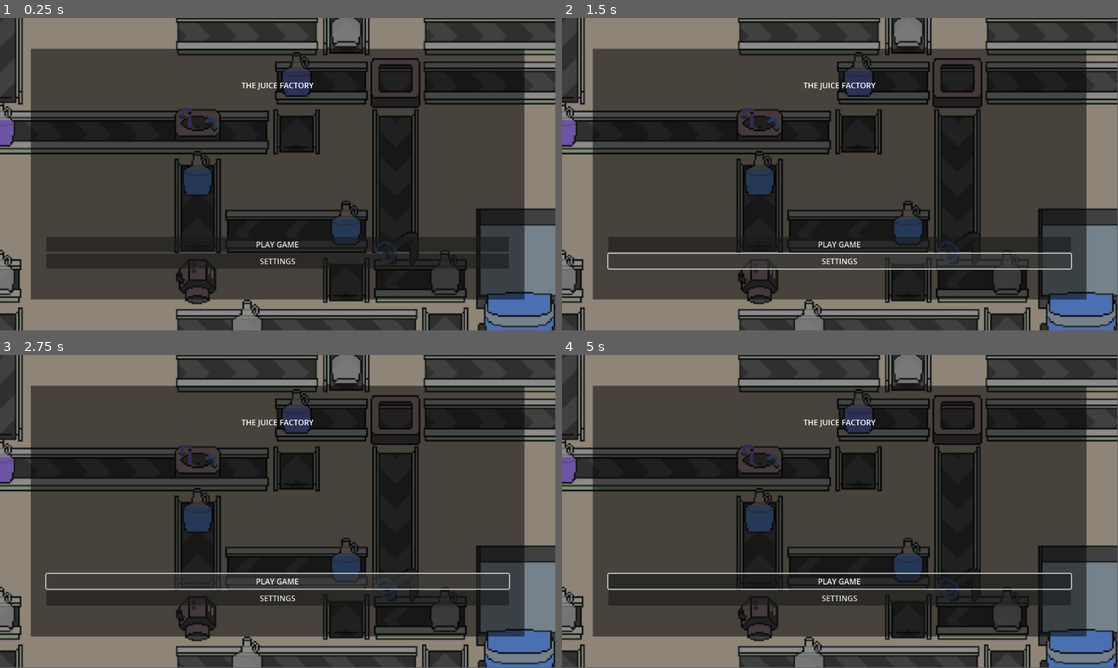
Above: before the commit, frames 1-4 (two rows, left to right).
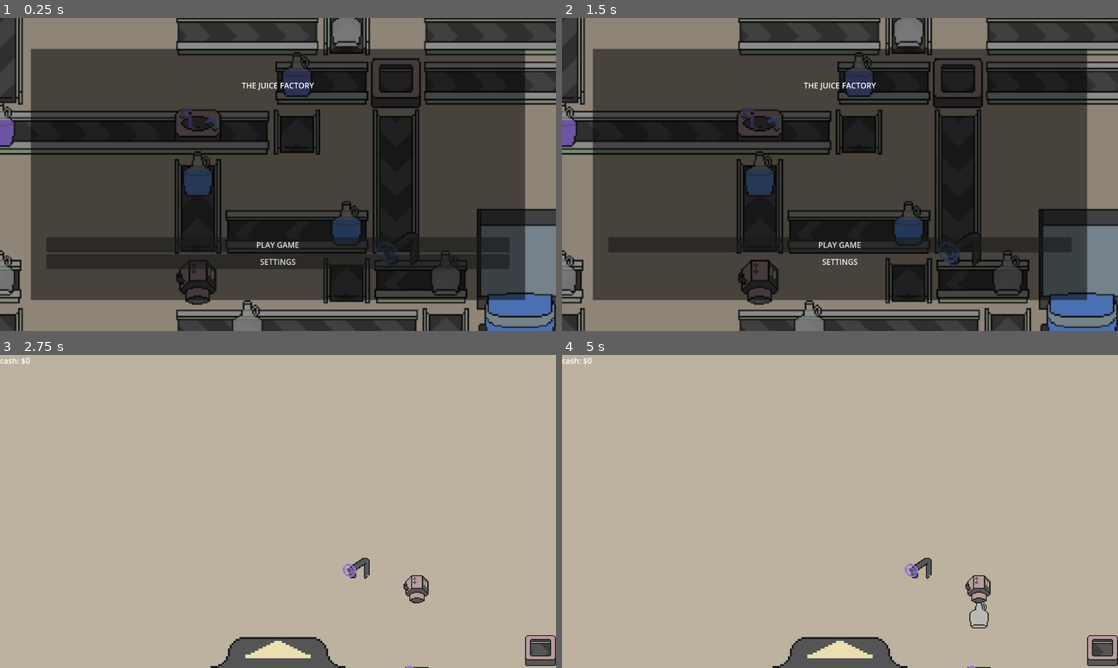
Above: after the commit, the same moments.

Repository: fennylol/juice_time
Game: Godot game, scene res://main.tscn
Same seed, same stepped clock (60 frames per second), same inputs: the game is played once before the commit and once after it.
Inputs (mouse positions are in pixels of both pictures, inside the frame that each line leads up to):
- Up to frame 1 (0.25 s): no input
- Up to frame 2 (1.5 s): click (840, 315) at 0.52 s; click "SETTINGS" at 1.25 s
- Up to frame 3 (2.75 s): click "PLAY GAME" at 2 s
- Up to frame 4 (5 s): click (840, 580) at 2.75 s, where only the run before the commit has a clickable "PLAY GAME"; click (840, 652) at 3.52 s; click (656, 605) at 4.27 s
In our replay, the window is 799x449 before the commit and 800x450 after it. These sizes can differ from the game's own. Grey fills any space a smaller window leaves; there, only what the larger window draws over its background counts as a difference.

The runs differ from the first frame. In frame 1, 3.9% of the frame differs, in the area x 0-100%, y 0-100%; in frame 2, 4.9%; in frame 3, 99%; in frame 4, 99%.

Commit message:
machine tray

Diff:
--- a/UI/GUI.gd
+++ b/UI/GUI.gd
@@ -1,31 +1,86 @@
 extends Control
 
-@onready var main_menu = $MainMenu
+const menu_node = preload("res://UI/menuing/main_menu.tscn")
+var MAIN_MENU
+@onready var MACHINE_TRAY = $CanvasLayer/HBoxContainer2/MachineTray
 
-signal attempt_conveyor(type: String, startpoint: Vector2i, endpoint: Vector2i)
+signal attempt_conveyor(startpoint: Vector2i, endpoint: Vector2i)
 signal attempt_machine(type: String, point: Vector2i)
+signal pause(state: bool)
+
+enum {NONE, GENERATOR, FLIPPER, MIXER, CONVEYOR}
+var place_mode = NONE
+
+var tray_open: bool = false
+var tray_target_pos: float = 0
+var tray_open_time: float = 0.5
 
 var planned_start: Vector2i
 var planned_end: Vector2i
 var is_dragging: bool = false
 var is_selecting: bool = false
 
+func _ready():
+	adjust_machine_tray_target_pos()
+	get_tree().root.size_changed.connect(_on_viewport_size_changed)
+	MAIN_MENU = menu_node.instantiate()
+	MAIN_MENU.play_pressed.connect(play_pressed)
+	MAIN_MENU.settings_pressed.connect(settings_pressed)
+	MACHINE_TRAY.open_tray.connect(toggle_machine_tray)
+	MACHINE_TRAY.change_place_mode.connect(change_place_mode)
+	add_child(MAIN_MENU)
+
+func _on_viewport_size_changed():
+	adjust_machine_tray_target_pos()
+
+func toggle_machine_tray():
+	set_machine_tray(!tray_open)
+
+func set_machine_tray(state: bool):
+	tray_open = state
+	adjust_machine_tray_target_pos()
+
+func adjust_machine_tray_target_pos():
+	if tray_open: tray_target_pos = 0
+	else: tray_target_pos = 256
+	var tween = create_tween()
+	tween.tween_property(MACHINE_TRAY, "position:y", tray_target_pos, tray_open_time).set_ease(Tween.EASE_IN)
+
+func change_place_mode(mode: int):
+	place_mode = mode
+	set_machine_tray(false)
+
 func _process(delta):
 	if Input.is_action_just_pressed("use"):
-		if Input.is_action_pressed("debug_place_flipper"):
-			attempt_machine.emit("flipper", get_global_mouse_position())
-		elif Input.is_action_pressed("debug_place_generator"):
-			attempt_machine.emit("generator", get_global_mouse_position())
-		elif  Input.is_action_pressed("debug_place_mixer"):
-			attempt_machine.emit("mixer", get_global_mouse_position())
-		else:
-			planned_start = get_global_mouse_position()
-			is_dragging = true
+		match place_mode:
+			GENERATOR:
+				attempt_machine.emit("generator", get_global_mouse_position())
+			FLIPPER:
+				attempt_machine.emit("flipper", get_global_mouse_position())
+			MIXER:
+				attempt_machine.emit("mixer", get_global_mouse_position())
+			CONVEYOR:
+				planned_start = get_global_mouse_position()
+				is_dragging = true
+			NONE:
+				pass
+			_:
+				print("how did you get here?")
+
+		#if Input.is_action_pressed("debug_place_flipper"):
+			#attempt_machine.emit("flipper", get_global_mouse_position())
+		#elif Input.is_action_pressed("debug_place_generator"):
+			#attempt_machine.emit("generator", get_global_mouse_position())
+		#elif  Input.is_action_pressed("debug_place_mixer"):
+			#attempt_machine.emit("mixer", get_global_mouse_position())
+		#else:
+			#planned_start = get_global_mouse_position()
+			#is_dragging = true
 
 	if Input.is_action_just_released("use"):
 		if is_dragging:
 			planned_end = get_global_mouse_position()
-			attempt_conveyor.emit("use", planned_start, planned_end)
+			attempt_conveyor.emit(planned_start, planned_end)
 			is_dragging = false
 
 
@@ -39,6 +94,15 @@
 func update_cash_display(cash: float):
 	pass
 
+func play_pressed():
+	MAIN_MENU.queue_free()
+	pause.emit(false)
+
+func settings_pressed():
+	print("settings")
+
+
+
 #func toggle_main_menu():
 	#if main_menu.visible: main_menu.hide()
 	#else: main_menu.show()
--- a/UI/GUI.tscn
+++ b/UI/GUI.tscn
@@ -1,7 +1,7 @@
 [gd_scene load_steps=3 format=3 uid="uid://fusfeda558pl"]
 
 [ext_resource type="Script" path="res://UI/GUI.gd" id="1_yr1bh"]
-[ext_resource type="PackedScene" uid="uid://dy7ghhq8786te" path="res://menuing/main_menu.tscn" id="2_bt2y0"]
+[ext_resource type="PackedScene" uid="uid://c0mldfy7te0ru" path="res://UI/menuing/machine_tray.tscn" id="2_4lasl"]
 
 [node name="Gui" type="Control"]
 layout_mode = 3
@@ -12,5 +12,30 @@
 grow_vertical = 2
 script = ExtResource("1_yr1bh")
 
-[node name="MainMenu" parent="." instance=ExtResource("2_bt2y0")]
-layout_mode = 1
+[node name="CanvasLayer" type="CanvasLayer" parent="."]
+
+[node name="HBoxContainer" type="HBoxContainer" parent="CanvasLayer"]
+anchors_preset = 10
+anchor_right = 1.0
+offset_bottom = 23.0
+grow_horizontal = 2
+
+[node name="Label" type="Label" parent="CanvasLayer/HBoxContainer"]
+layout_mode = 2
+text = "cash: $0"
+horizontal_alignment = 2
+vertical_alignment = 1
+
+[node name="HBoxContainer2" type="HBoxContainer" parent="CanvasLayer"]
+anchors_preset = 12
+anchor_top = 1.0
+anchor_right = 1.0
+anchor_bottom = 1.0
+offset_top = -320.0
+grow_horizontal = 2
+grow_vertical = 0
+
+[node name="MachineTray" parent="CanvasLayer/HBoxContainer2" instance=ExtResource("2_4lasl")]
+layout_mode = 2
+size_flags_horizontal = 6
+mouse_filter = 0
--- /dev/null
+++ b/UI/menuing/machine_tray.gd
@@ -0,0 +1,10 @@
+extends TextureRect
+
+signal open_tray
+signal change_place_mode(mode: int)
+
+func _on_open_button_pressed(): open_tray.emit()
+func _on_generator_button_pressed(): change_place_mode.emit(1)
+func _on_flipper_button_pressed(): change_place_mode.emit(2)
+func _on_mixer_button_pressed(): change_place_mode.emit(3)
+func _on_conveyor_button_pressed(): change_place_mode.emit(4)
--- /dev/null
+++ b/UI/menuing/machine_tray.tscn
@@ -0,0 +1,179 @@
+[gd_scene load_steps=11 format=3 uid="uid://c0mldfy7te0ru"]
+
+[ext_resource type="Texture2D" uid="uid://cmpcp2tcpea8b" path="res://UI/menuing/machine_tray.png" id="1_iipq3"]
+[ext_resource type="Script" path="res://UI/menuing/machine_tray.gd" id="2_7q7c8"]
+[ext_resource type="Texture2D" uid="uid://bd1s3xs2mr7pu" path="res://sprite_master.png" id="3_sgbe7"]
+[ext_resource type="Texture2D" uid="uid://diyda0sodj3pt" path="res://conveyor/conveyor_tileset_32.png" id="4_hpkaa"]
+
+[sub_resource type="AtlasTexture" id="AtlasTexture_prxo1"]
+atlas = ExtResource("3_sgbe7")
+region = Rect2(256, 0, 128, 128)
+
+[sub_resource type="AtlasTexture" id="AtlasTexture_onfim"]
+atlas = ExtResource("4_hpkaa")
+region = Rect2(0, 384, 128, 128)
+
+[sub_resource type="AtlasTexture" id="AtlasTexture_kyyhs"]
+atlas = ExtResource("3_sgbe7")
+region = Rect2(256, 128, 128, 128)
+
+[sub_resource type="AtlasTexture" id="AtlasTexture_y0mba"]
+atlas = ExtResource("3_sgbe7")
+region = Rect2(256, 256, 128, 128)
+
+[sub_resource type="AtlasTexture" id="AtlasTexture_tk7vp"]
+atlas = ExtResource("3_sgbe7")
+region = Rect2(384, 128, 128, 128)
+
+[sub_resource type="AtlasTexture" id="AtlasTexture_hkqjc"]
+atlas = ExtResource("3_sgbe7")
+region = Rect2(384, 0, 128, 128)
+
+[node name="MachineTray" type="TextureRect"]
+scale = Vector2(0.75, 0.75)
+texture = ExtResource("1_iipq3")
+stretch_mode = 2
+script = ExtResource("2_7q7c8")
+
+[node name="VBoxContainer" type="VBoxContainer" parent="."]
+layout_mode = 1
+anchors_preset = 15
+anchor_right = 1.0
+anchor_bottom = 1.0
+grow_horizontal = 2
+grow_vertical = 2
+
+[node name="open" type="HBoxContainer" parent="VBoxContainer"]
+layout_mode = 2
+size_flags_vertical = 3
+
+[node name="Control2" type="Control" parent="VBoxContainer/open"]
+layout_mode = 2
+size_flags_horizontal = 3
+size_flags_stretch_ratio = 6.0
+
+[node name="open_button" type="Button" parent="VBoxContainer/open"]
+layout_mode = 2
+size_flags_horizontal = 3
+size_flags_stretch_ratio = 4.0
+flat = true
+
+[node name="Control" type="Control" parent="VBoxContainer/open"]
+layout_mode = 2
+size_flags_horizontal = 3
+size_flags_stretch_ratio = 6.0
+
+[node name="machines" type="HBoxContainer" parent="VBoxContainer"]
+layout_mode = 2
+size_flags_vertical = 3
+size_flags_stretch_ratio = 4.0
+
+[node name="generator_button" type="Button" parent="VBoxContainer/machines"]
+layout_mode = 2
+size_flags_horizontal = 3
+flat = true
+
+[node name="MarginContainer" type="MarginContainer" parent="VBoxContainer/machines/generator_button"]
+layout_mode = 1
+anchors_preset = 8
+anchor_left = 0.5
+anchor_top = 0.5
+anchor_right = 0.5
+anchor_bottom = 0.5
+offset_left = -64.0
+offset_top = -64.0
+offset_right = 64.0
+offset_bottom = 64.0
+grow_horizontal = 2
+grow_vertical = 2
+
+[node name="generator_sprite" type="TextureRect" parent="VBoxContainer/machines/generator_button/MarginContainer"]
+layout_mode = 2
+texture = SubResource("AtlasTexture_prxo1")
+
+[node name="flipper_button" type="Button" parent="VBoxContainer/machines"]
+layout_mode = 2
+size_flags_horizontal = 3
+flat = true
+
+[node name="MarginContainer" type="MarginContainer" parent="VBoxContainer/machines/flipper_button"]
+layout_mode = 1
+anchors_preset = 8
+anchor_left = 0.5
+anchor_top = 0.5
+anchor_right = 0.5
+anchor_bottom = 0.5
+offset_left = -64.0
+offset_top = -64.0
+offset_right = 64.0
+offset_bottom = 64.0
+grow_horizontal = 2
+grow_vertical = 2
+
+[node name="conveyor_sprite" type="TextureRect" parent="VBoxContainer/machines/flipper_button/MarginContainer"]
+layout_mode = 2
+texture = SubResource("AtlasTexture_onfim")
+
+[node name="flipper_sprite" type="TextureRect" parent="VBoxContainer/machines/flipper_button/MarginContainer"]
+layout_mode = 2
+texture = SubResource("AtlasTexture_kyyhs")
+
+[node name="mixer_button" type="Button" parent="VBoxContainer/machines"]
+layout_mode = 2
+size_flags_horizontal = 3
+flat = true
+
+[node name="MarginContainer" type="MarginContainer" parent="VBoxContainer/machines/mixer_button"]
+layout_mode = 1
+anchors_preset = 8
+anchor_left = 0.5
+anchor_top = 0.5
+anchor_right = 0.5
+anchor_bottom = 0.5
+offset_left = -64.0
+offset_top = -64.0
+offset_right = 64.0
+offset_bottom = 64.0
+grow_horizontal = 2
+grow_vertical = 2
+
+[node name="mixer_sprite" type="TextureRect" parent="VBoxContainer/machines/mixer_button/MarginContainer"]
+layout_mode = 2
+texture = SubResource("AtlasTexture_y0mba")
+
+[node name="mixer_sprite2" type="TextureRect" parent="VBoxContainer/machines/mixer_button/MarginContainer"]
+layout_mode = 2
+texture = SubResource("AtlasTexture_tk7vp")
+
+[node name="mixer_sprite3" type="TextureRect" parent="VBoxContainer/machines/mixer_button/MarginContainer"]
+layout_mode = 2
+texture = SubResource("AtlasTexture_hkqjc")
+
+[node name="conveyor_button" type="Button" parent="VBoxContainer/machines"]
+layout_mode = 2
+size_flags_horizontal = 3
+flat = true
+
+[node name="MarginContainer" type="MarginContainer" parent="VBoxContainer/machines/conveyor_button"]
+layout_mode = 1
+anchors_preset = 8
+anchor_left = 0.5
+anchor_top = 0.5
+anchor_right = 0.5
+anchor_bottom = 0.5
+offset_left = -64.0
+offset_top = -64.0
+offset_right = 64.0
+offset_bottom = 64.0
+grow_horizontal = 2
+grow_vertical = 2
+
+[node name="conveyor_sprite" type="TextureRect" parent="VBoxContainer/machines/conveyor_button/MarginContainer"]
+layout_mode = 2
+texture = SubResource("AtlasTexture_onfim")
+
+[connection signal="pressed" from="VBoxContainer/open/open_button" to="." method="_on_open_button_pressed"]
+[connection signal="pressed" from="VBoxContainer/machines/generator_button" to="." method="_on_generator_button_pressed"]
+[connection signal="pressed" from="VBoxContainer/machines/flipper_button" to="." method="_on_flipper_button_pressed"]
+[connection signal="pressed" from="VBoxContainer/machines/mixer_button" to="." method="_on_mixer_button_pressed"]
+[connection signal="pressed" from="VBoxContainer/machines/conveyor_button" to="." method="_on_conveyor_button_pressed"]
--- /dev/null
+++ b/UI/menuing/main_menu.gd
@@ -0,0 +1,9 @@
+extends Control
+
+signal play_pressed
+signal settings_pressed
+
+
+
+func _on_play_button_pressed(): play_pressed.emit()
+func _on_settings_button_pressed(): settings_pressed.emit()
--- /dev/null
+++ b/UI/menuing/main_menu.tscn
@@ -0,0 +1,99 @@
+[gd_scene load_steps=3 format=3 uid="uid://dy7ghhq8786te"]
+
+[ext_resource type="Script" path="res://UI/menuing/main_menu.gd" id="1_6ibyk"]
+[ext_resource type="Texture2D" uid="uid://cy03jnexp5gos" path="res://UI/menuing/splash_temp.png" id="2_u028g"]
+
+[node name="MainMenu" type="Control"]
+layout_mode = 3
+anchors_preset = 15
+anchor_right = 1.0
+anchor_bottom = 1.0
+grow_horizontal = 2
+grow_vertical = 2
+script = ExtResource("1_6ibyk")
+
+[node name="CanvasLayer" type="CanvasLayer" parent="."]
+
+[node name="background" type="Control" parent="CanvasLayer"]
+layout_mode = 3
+anchors_preset = 15
+anchor_right = 1.0
+anchor_bottom = 1.0
+grow_horizontal = 2
+grow_vertical = 2
+
+[node name="TextureRect" type="TextureRect" parent="CanvasLayer/background"]
+layout_mode = 1
+anchors_preset = 15
+anchor_right = 1.0
+anchor_bottom = 1.0
+grow_horizontal = 2
+grow_vertical = 2
+texture = ExtResource("2_u028g")
+expand_mode = 4
+stretch_mode = 6
+
+[node name="ColorRect" type="ColorRect" parent="CanvasLayer/background"]
+modulate = Color(1, 1, 1, 0.25098)
+layout_mode = 1
+anchors_preset = 15
+anchor_right = 1.0
+anchor_bottom = 1.0
+grow_horizontal = 2
+grow_vertical = 2
+color = Color(0, 0, 0, 1)
+
+[node name="foreground" type="Control" parent="CanvasLayer"]
+layout_mode = 3
+anchors_preset = 15
+anchor_right = 1.0
+anchor_bottom = 1.0
+grow_horizontal = 2
+grow_vertical = 2
+
+[node name="MarginContainer" type="MarginContainer" parent="CanvasLayer/foreground"]
+layout_mode = 1
+anchors_preset = 15
+anchor_right = 1.0
+anchor_bottom = 1.0
+grow_horizontal = 2
+grow_vertical = 2
+theme_override_constants/margin_left = 64
+theme_override_constants/margin_top = 64
+theme_override_constants/margin_right = 64
+theme_override_constants/margin_bottom = 64
+
+[node name="ColorRect" type="ColorRect" parent="CanvasLayer/foreground/MarginContainer"]
+modulate = Color(1, 1, 1, 0.501961)
+layout_mode = 2
+color = Color(0, 0, 0, 1)
+
+[node name="MarginContainer" type="MarginContainer" parent="CanvasLayer/foreground/MarginContainer"]
+layout_mode = 2
+theme_override_constants/margin_left = 32
+theme_override_constants/margin_top = 64
+theme_override_constants/margin_right = 32
+theme_override_constants/margin_bottom = 64
+
+[node name="VBoxContainer" type="VBoxContainer" parent="CanvasLayer/foreground/MarginContainer/MarginContainer"]
+layout_mode = 2
+
+[node name="game_title" type="Label" parent="CanvasLayer/foreground/MarginContainer/MarginContainer/VBoxContainer"]
+layout_mode = 2
+text = "THE JUICE FACTORY"
+horizontal_alignment = 1
+
+[node name="spacer" type="Control" parent="CanvasLayer/foreground/MarginContainer/MarginContainer/VBoxContainer"]
+layout_mode = 2
+size_flags_vertical = 3
+
+[node name="play_button" type="Button" parent="CanvasLayer/foreground/MarginContainer/MarginContainer/VBoxContainer"]
+layout_mode = 2
+text = "PLAY GAME"
+
+[node name="settings_button" type="Button" parent="CanvasLayer/foreground/MarginContainer/MarginContainer/VBoxContainer"]
+layout_mode = 2
+text = "SETTINGS"
+
+[connection signal="pressed" from="CanvasLayer/foreground/MarginContainer/MarginContainer/VBoxContainer/play_button" to="." method="_on_play_button_pressed"]
+[connection signal="pressed" from="CanvasLayer/foreground/MarginContainer/MarginContainer/VBoxContainer/settings_button" to="." method="_on_settings_button_pressed"]
--- /dev/null
+++ b/UI/theme.tres
@@ -0,0 +1,9 @@
+[gd_resource type="Theme" load_steps=3 format=3 uid="uid://dc0sf0alt671h"]
+
+[sub_resource type="StyleBoxEmpty" id="StyleBoxEmpty_af2r4"]
+
+[sub_resource type="StyleBoxEmpty" id="StyleBoxEmpty_kvuex"]
+
+[resource]
+Button/styles/focus = SubResource("StyleBoxEmpty_af2r4")
+Button/styles/hover = SubResource("StyleBoxEmpty_kvuex")
--- a/main.gd
+++ b/main.gd
@@ -1,8 +1,8 @@
 extends Node2D
 
 var cash: float = 500
-@onready var canvaslayer = $CanvasLayer
-@onready var GUI = $CanvasLayer/Gui
+#@onready var canvaslayer = $CanvasLayer
+@onready var GUI = $Gui
 @onready var FACTORY_FLOOR = $FactoryFloor
 
 @onready var CAMERA = $Camera2D
@@ -14,32 +14,39 @@
 var MAX_CAM_ZOOM = 0.25
 var target_zoom: float = 0.5
 
-var game_paused = true
+var game_paused = false
 var time_since_tick = 0
 var TICK_LENGTH_IN_SECONDS = 1
 
 func _ready():
 	GUI.attempt_conveyor.connect(forward_attempt_conveyor)
 	GUI.attempt_machine.connect(forward_attempt_machine)
+	GUI.pause.connect(handle_pause)
 	FACTORY_FLOOR.income_earned.connect(earn_cash)
 	FACTORY_FLOOR.loose_the_game.connect(on_game_loose)
 	target_point = CAMERA.position
 
-func forward_attempt_conveyor(type: String, startpoint: Vector2i, endpoint: Vector2i):
-	if type == "use": FACTORY_FLOOR.place_conveyors(startpoint, endpoint)
+func forward_attempt_conveyor(startpoint: Vector2i, endpoint: Vector2i):
+	FACTORY_FLOOR.place_conveyors(startpoint, endpoint)
 
 func forward_attempt_machine(type: String, point: Vector2i):
 	FACTORY_FLOOR.place_machine(type, point)
 
+func earn_cash(amount: float):
+	cash += amount
+	GUI.update_cash_display(amount)
+
+func handle_pause(state: bool):
+	game_paused = state
+
+func _input(event):
+	if game_paused: return
+	if event is InputEventMouseMotion and Input.is_action_pressed("cancel"):
+		if abs(event.relative):
+			var amount = -event.relative * get_process_delta_time()
+			target_point += amount * TARGET_SPEED
+
 func _process(delta):
-	if Input.is_action_just_pressed("pause"):
-		game_paused = not game_paused
-		if game_paused:
-			GUI.mouse_filter = 0
-		else:
-			canvaslayer.hide()
-
-
 	if game_paused: return
 
 	if Input.is_action_just_released("cancel"):
@@ -64,18 +71,10 @@
 		time_since_tick -= TICK_LENGTH_IN_SECONDS
 		FACTORY_FLOOR.process_world_tick(TICK_LENGTH_IN_SECONDS)
 
-func earn_cash(amount: float):
-	cash += amount
-	GUI.update_cash_display(amount)
 
 func speed_modulation(multi : float):
 	TICK_LENGTH_IN_SECONDS = multi
 
-func _input(event):
-	if event is InputEventMouseMotion and Input.is_action_pressed("cancel"):
-		if abs(event.relative):
-			var amount = -event.relative * get_process_delta_time()
-			target_point += amount * TARGET_SPEED
 
 func on_game_loose(fail_point: Vector2i):
 	print("lost the game at: ", fail_point)
--- a/main.tscn
+++ b/main.tscn
@@ -16,9 +16,7 @@
 [node name="Main" type="Node2D"]
 script = ExtResource("1_fc0st")
 
-[node name="CanvasLayer" type="CanvasLayer" parent="."]
-
-[node name="Gui" parent="CanvasLayer" instance=ExtResource("2_am4hy")]
+[node name="Gui" parent="." instance=ExtResource("2_am4hy")]
 
 [node name="Sprite2D" type="Sprite2D" parent="."]
 scale = Vector2(250.781, 118.062)
--- a/menuing/main_menu.tscn
+++ /dev/null
@@ -1,92 +0,0 @@
-[gd_scene load_steps=2 format=3 uid="uid://dy7ghhq8786te"]
-
-[ext_resource type="Texture2D" uid="uid://cy03jnexp5gos" path="res://menuing/splash_temp.png" id="1_3ycy4"]
-
-[node name="MainMenu" type="Control"]
-layout_mode = 3
-anchors_preset = 15
-anchor_right = 1.0
-anchor_bottom = 1.0
-grow_horizontal = 2
-grow_vertical = 2
-
-[node name="background" type="Control" parent="."]
-layout_mode = 1
-anchors_preset = 15
-anchor_right = 1.0
-anchor_bottom = 1.0
-grow_horizontal = 2
-grow_vertical = 2
-
-[node name="TextureRect" type="TextureRect" parent="background"]
-layout_mode = 1
-anchors_preset = 15
-anchor_right = 1.0
-anchor_bottom = 1.0
-grow_horizontal = 2
-grow_vertical = 2
-texture = ExtResource("1_3ycy4")
-expand_mode = 4
-stretch_mode = 6
-
-[node name="ColorRect" type="ColorRect" parent="background"]
-modulate = Color(1, 1, 1, 0.25098)
-layout_mode = 1
-anchors_preset = 15
-anchor_right = 1.0
-anchor_bottom = 1.0
-grow_horizontal = 2
-grow_vertical = 2
-color = Color(0, 0, 0, 1)
-
-[node name="foreground" type="Control" parent="."]
-layout_mode = 1
-anchors_preset = 15
-anchor_right = 1.0
-anchor_bottom = 1.0
-grow_horizontal = 2
-grow_vertical = 2
-
-[node name="MarginContainer" type="MarginContainer" parent="foreground"]
-layout_mode = 1
-anchors_preset = 15
-anchor_right = 1.0
-anchor_bottom = 1.0
-grow_horizontal = 2
-grow_vertical = 2
-theme_override_constants/margin_left = 64
-theme_override_constants/margin_top = 64
-theme_override_constants/margin_right = 64
-theme_override_constants/margin_bottom = 64
-
-[node name="ColorRect" type="ColorRect" parent="foreground/MarginContainer"]
-modulate = Color(1, 1, 1, 0.501961)
-layout_mode = 2
-color = Color(0, 0, 0, 1)
-
-[node name="MarginContainer" type="MarginContainer" parent="foreground/MarginContainer"]
-layout_mode = 2
-theme_override_constants/margin_left = 32
-theme_override_constants/margin_top = 64
-theme_override_constants/margin_right = 32
-theme_override_constants/margin_bottom = 64
-
-[node name="VBoxContainer" type="VBoxContainer" parent="foreground/MarginContainer/MarginContainer"]
-layout_mode = 2
-
-[node name="game_title" type="Label" parent="foreground/MarginContainer/MarginContainer/VBoxContainer"]
-layout_mode = 2
-text = "THE JUICE FACTORY"
-horizontal_alignment = 1
-
-[node name="spacer" type="Control" parent="foreground/MarginContainer/MarginContainer/VBoxContainer"]
-layout_mode = 2
-size_flags_vertical = 3
-
-[node name="play_button" type="Button" parent="foreground/MarginContainer/MarginContainer/VBoxContainer"]
-layout_mode = 2
-text = "PLAY GAME"
-
-[node name="settings_button" type="Button" parent="foreground/MarginContainer/MarginContainer/VBoxContainer"]
-layout_mode = 2
-text = "SETTINGS"
--- a/project.godot
+++ b/project.godot
@@ -14,6 +14,15 @@
 run/main_scene="res://main.tscn"
 config/features=PackedStringArray("4.2", "Forward Plus")
 config/icon="res://icon.svg"
+
+[display]
+
+window/stretch/mode="viewport"
+window/stretch/aspect="keep_height"
+
+[gui]
+
+theme/custom="res://UI/theme.tres"
 
 [input]
 
Binary file added: UI/menuing/machine_tray.png
Not shown, added: UI/menuing/machine_tray.png.import
Renamed: menuing/splash_temp.png -> UI/menuing/splash_temp.png
Not shown, added: UI/menuing/splash_temp.png.import
Binary file changed: sprite_master.aseprite
Binary file added: truck_and_filler.png
Not shown, changed: truck_and_filler.png.import
